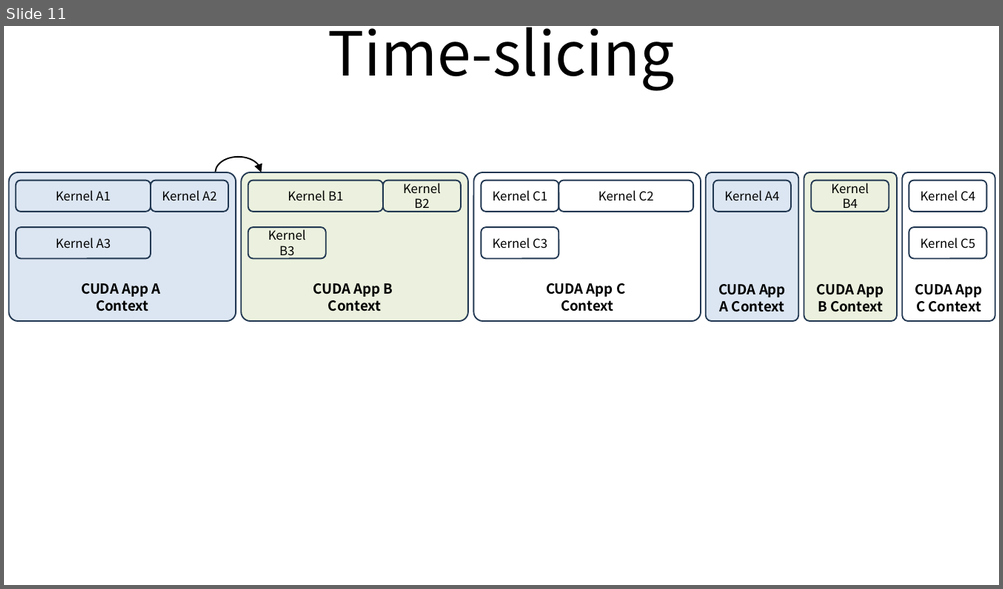
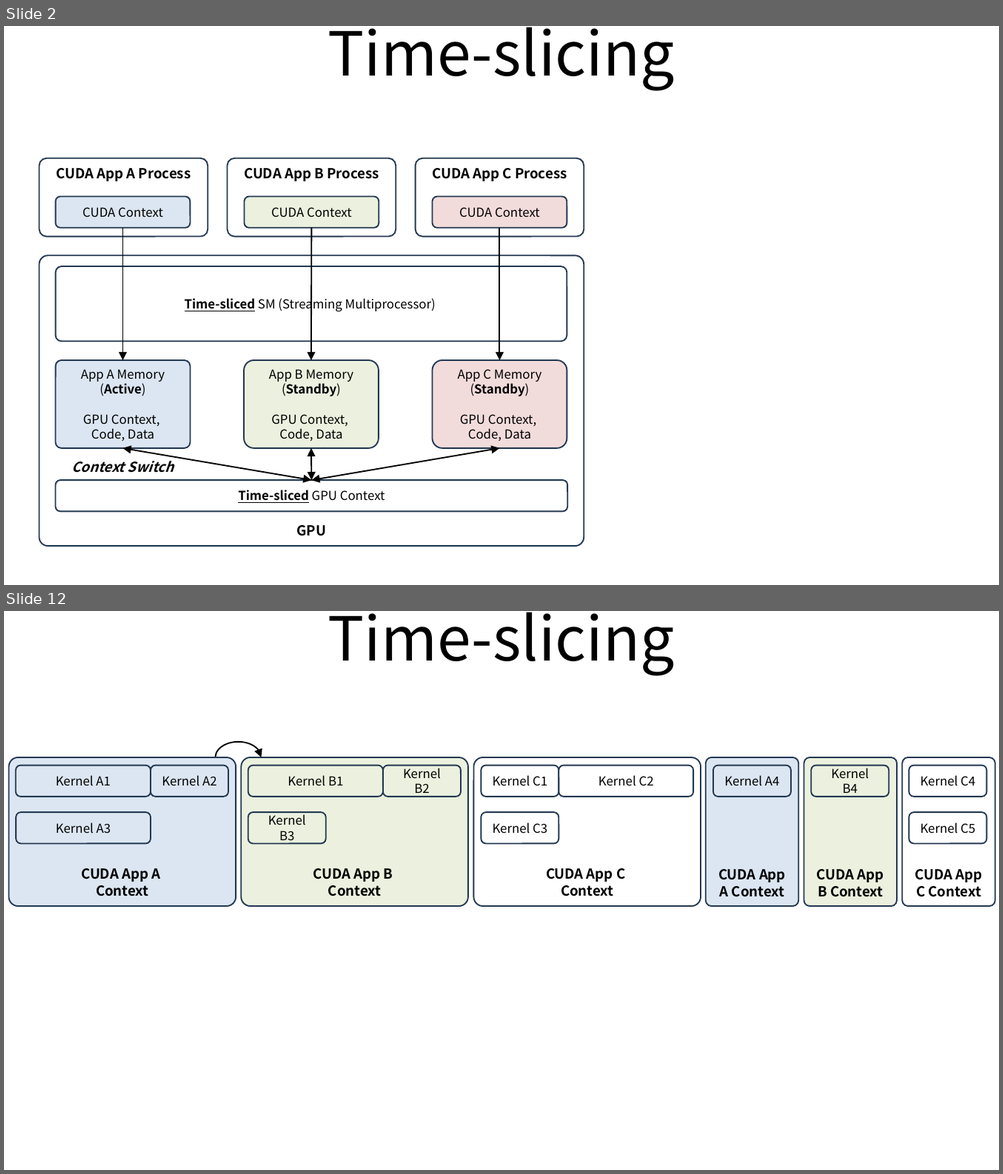
Before and after one commit to ssup2/blog-software, a slide deck: content/docs/theory-analysis/nvidia-gpu-sharing/images/images.pptx. Shown one above the other, each under a label of ours: slide 11 before the commit, slides 2 and 12 after it; the slides between them are not shown. The pictures are 1003x589 and 1003x1174 pixels, drawn with LibreOffice and Linux fonts; fonts in the diff are those of the drawing. Boxes give left, top, right and bottom in pixels: in the first picture for what was removed or moved away, otherwise in the second. Text is boxed around its words. In the diff, an @@ line names an element or a change of style, - is before the commit and + after.

```diff
--- a/content/docs/theory-analysis/nvidia-gpu-sharing/images/images.pptx
+++ b/content/docs/theory-analysis/nvidia-gpu-sharing/images/images.pptx
@@ slide 2 added at <box>4,26,999,585</box>, background #FFFFFF @@
@@ text added at <box>328,27,674,91</box>, 44 pt, text #000000 @@
+Time-slicing
@@ rounded rectangle added at <box>39,158,207,237</box>, outline #233953 1 pt, 10 pt, text #000000, bold @@
+CUDA App A Process
@@ rounded rectangle added at <box>227,158,395,237</box>, outline #233953 1 pt, 10 pt, text #000000, bold @@
+CUDA App B Process
@@ rounded rectangle added at <box>415,158,583,237</box>, outline #233953 1 pt, 10 pt, text #000000, bold @@
+CUDA App C Process
@@ rounded rectangle added at <box>56,197,190,228</box>, fill #DCE6F2, outline #233953 1 pt, 9 pt, text #000000 @@
+CUDA Context
@@ rounded rectangle added at <box>244,197,378,228</box>, fill #EBF1DE, outline #233953 1 pt, 9 pt, text #000000 @@
+CUDA Context
@@ rounded rectangle added at <box>432,197,566,228</box>, fill #F2DCDB, outline #233953 1 pt, 9 pt, text #000000 @@
+CUDA Context
@@ arrow added from (122, 228) to (122, 360), #000000 1 pt @@
@@ arrow added from (311, 228) to (311, 360), #000000 1 pt @@
@@ arrow added from (499, 228) to (499, 360), #000000 1 pt @@
@@ rounded rectangle added at <box>39,255,583,546</box>, outline #233953 1 pt, 10 pt, text #000000, bold @@
+GPU
@@ rounded rectangle added at <box>56,266,567,341</box>, outline #233953 1 pt, 9 pt, text #000000 @@
+Time-sliced SM (Streaming Multiprocessor)
@@ rounded rectangle added at <box>56,360,190,448</box>, fill #DCE6F2, outline #233953 1 pt, 9 pt, text #000000 @@
+App A Memory
+(Active)
+GPU Context,
+Code, Data
@@ rounded rectangle added at <box>244,360,378,448</box>, fill #EBF1DE, outline #233953 1 pt, 9 pt, text #000000 @@
+App B Memory
+(Standby)
+GPU Context,
+Code, Data
@@ rounded rectangle added at <box>432,360,566,448</box>, fill #F2DCDB, outline #233953 1 pt, 9 pt, text #000000 @@
+App C Memory
+(Standby)
+GPU Context,
+Code, Data
@@ text added at <box>71,457,174,473</box>, 10 pt, text #000000, bold, italic @@
+Context Switch
@@ double arrow added from (122, 449) to (311, 480), #000000 1 pt @@
@@ double arrow added from (311, 449) to (311, 480), #000000 1 pt @@
@@ double arrow added from (499, 449) to (311, 480), #000000 1 pt @@
@@ rounded rectangle added at <box>56,480,568,511</box>, outline #233953 1 pt, 9 pt, text #000000, bold, underline @@
+Time-sliced GPU Context
@@ what was slide 11 is now slide 12 @@
```
Also in this commit, not shown: 4 slides changed, 3 other slides added, 3 slides removed, 13 other files.
